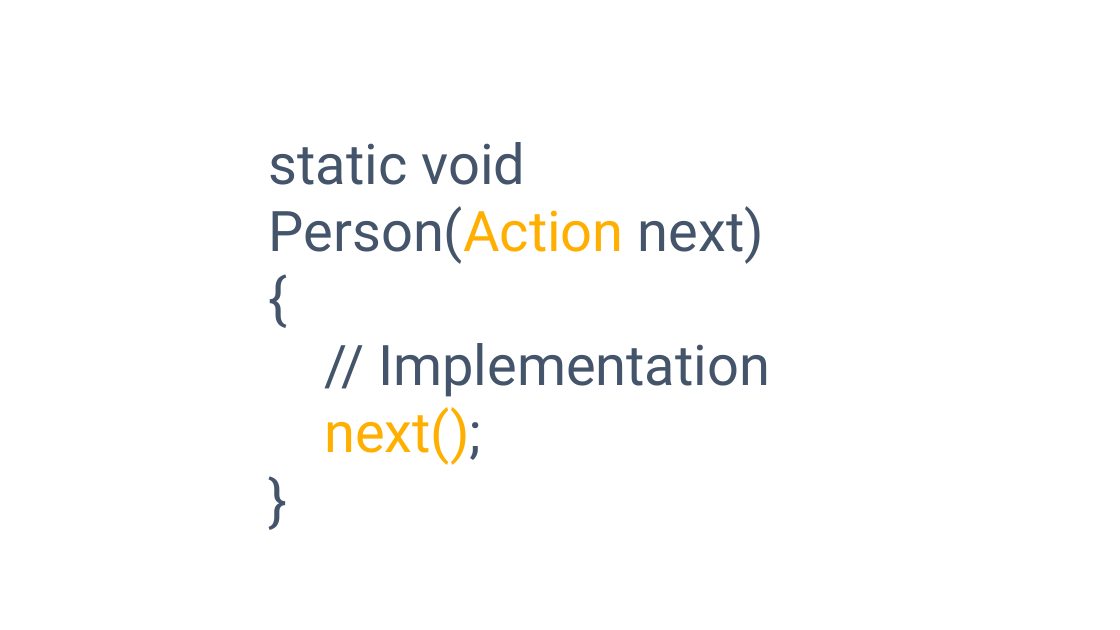
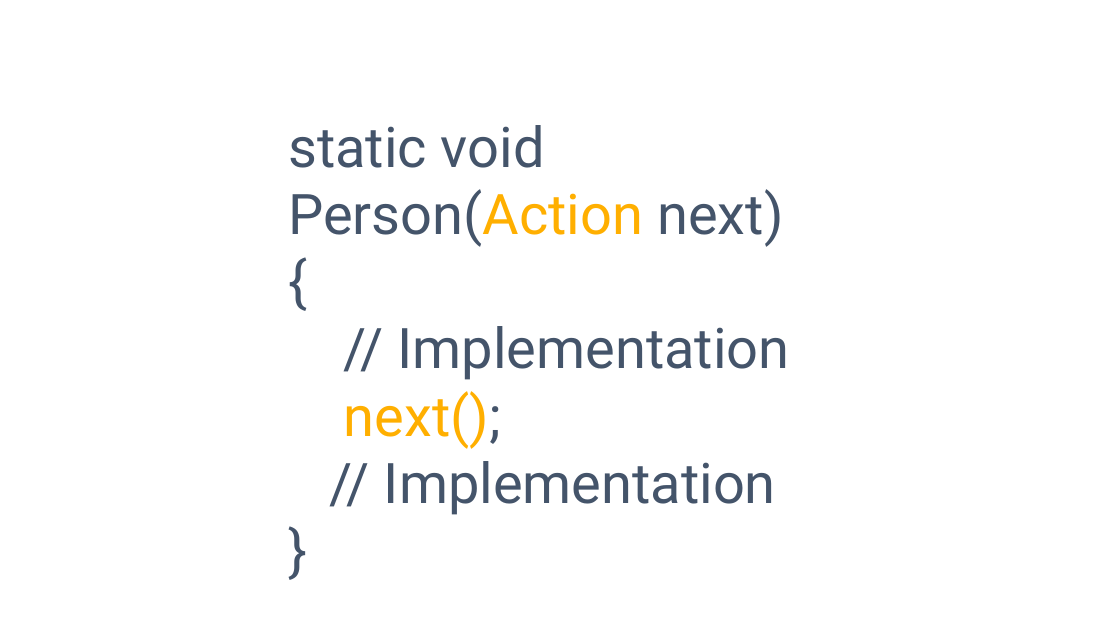
Before and after one commit to danielmarbach/async-dolls, a slide deck: slide 11 of presentation.pptx. Drawn at 1120x630 pixels with LibreOffice and Linux fonts; fonts in the diff are those of the drawing. Boxes give left, top, right and bottom in pixels: in the first picture for what was removed or moved away, otherwise in the second. Text is boxed around its words. In the diff, an @@ line names an element or a change of style, - is before the commit and + after.

Commit message:
Final tweaks

```diff
--- a/presentation.pptx
+++ b/presentation.pptx
@@ text "static void Person(Action next)": place and size @@
-text "static void Person(Action next)" at (269,142,770,465)
+text "static void Person(Action next)" at (288,125,790,515)
@@ text at (344,391,776,515): text changed; text colour #FFAF00 to #44546A @@
-next();
+next();
+// Implementation
```
Also in this commit, not shown: 1 other slide changed, 1 slide added.
